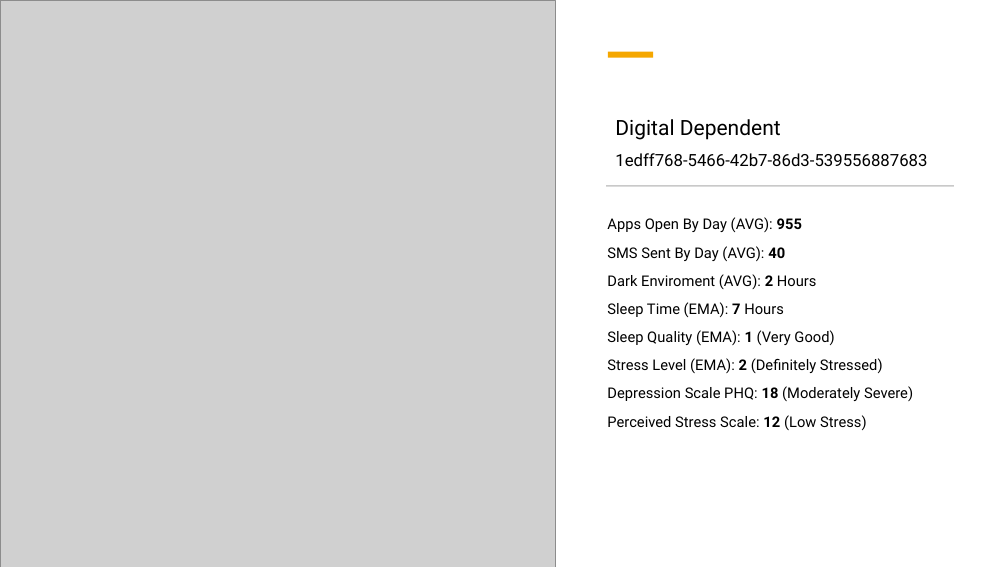
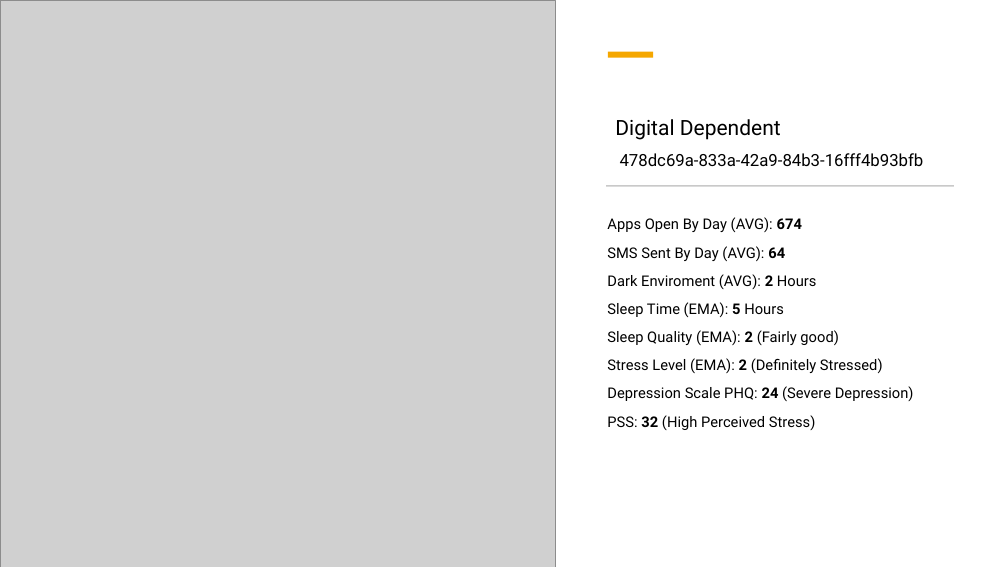
Before and after one commit to GustavoSchroeder/Assignment-Data-Prospection, a slide deck: slide 25 of Apresentação.pptx. Drawn at 1008x567 pixels with LibreOffice and Linux fonts; fonts in the diff are those of the drawing; grey boxes stand for pictures. Boxes give left, top, right and bottom in pixels: in the first picture for what was removed or moved away, otherwise in the second. Text is boxed around its words. In the diff, an @@ line names an element or a change of style, - is before the commit and + after.

```diff
--- a/Apresentação.pptx
+++ b/Apresentação.pptx
@@ text at (620, 153, 924, 166): text changed @@
-1edff768-5466-42b7-86d3-539556887683
+478dc69a-833a-42a9-84b3-16fff4b93bfb
@@ text at (607, 217, 802, 261): text changed @@
-Apps Open By Day (AVG): 955
-SMS Sent By Day (AVG): 40
+Apps Open By Day (AVG): 674
+SMS Sent By Day (AVG): 64
@@ text at (607, 302, 838, 345): text changed @@
-Sleep Time (EMA): 7 Hours
-Sleep Quality (EMA): 1 (Very Good)
+Sleep Time (EMA): 5 Hours
+Sleep Quality (EMA): 2 (Fairly good)
@@ text at (607, 386, 914, 430): text changed @@
-Depression Scale PHQ: 18 (Moderately Severe)
-Perceived Stress Scale: 12 (Low Stress)
+Depression Scale PHQ: 24 (Severe Depression)
+PSS: 32 (High Perceived Stress)
```
Also in this commit, not shown: 5 other slides changed, 1 slide added, 1 slide removed, 3 other files.
